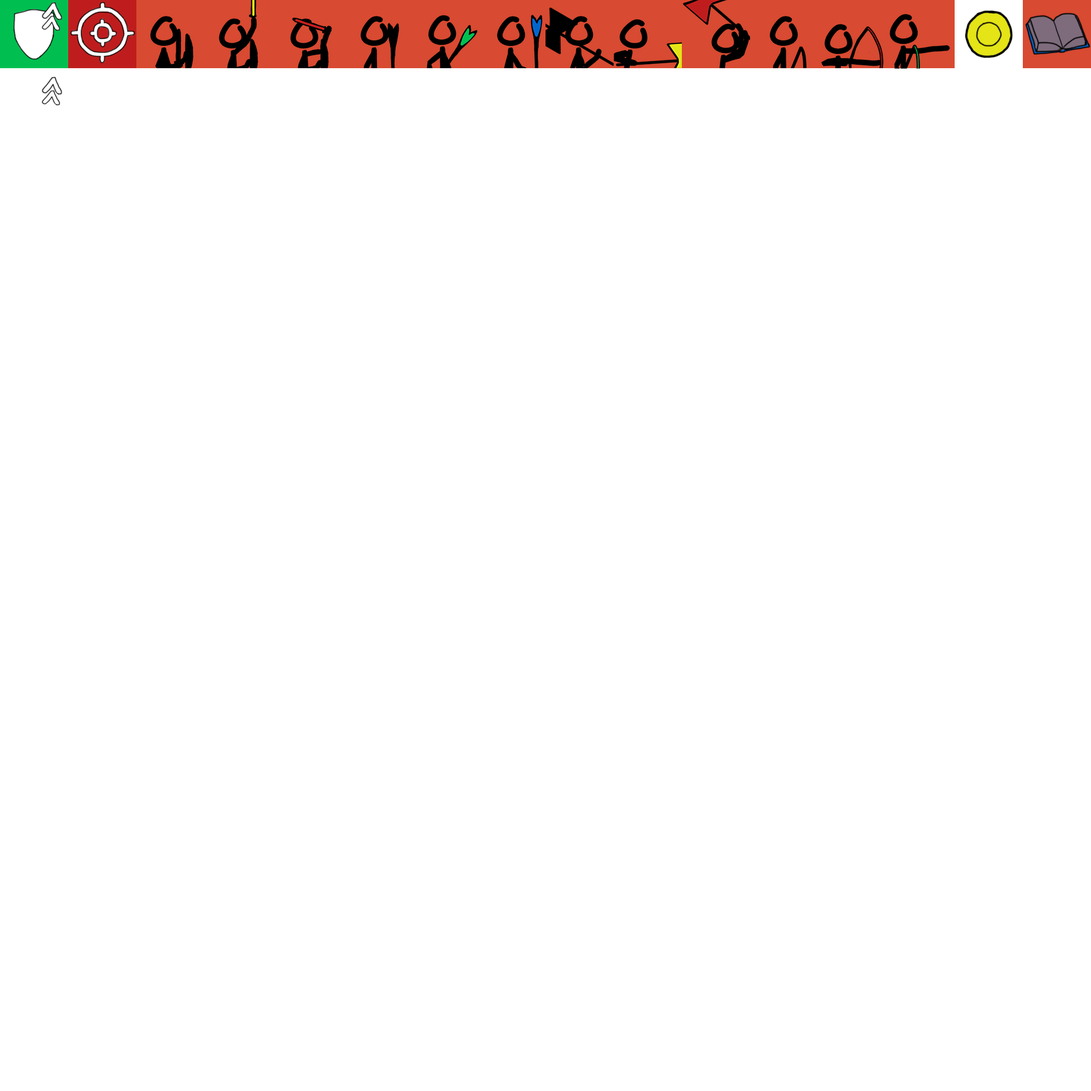
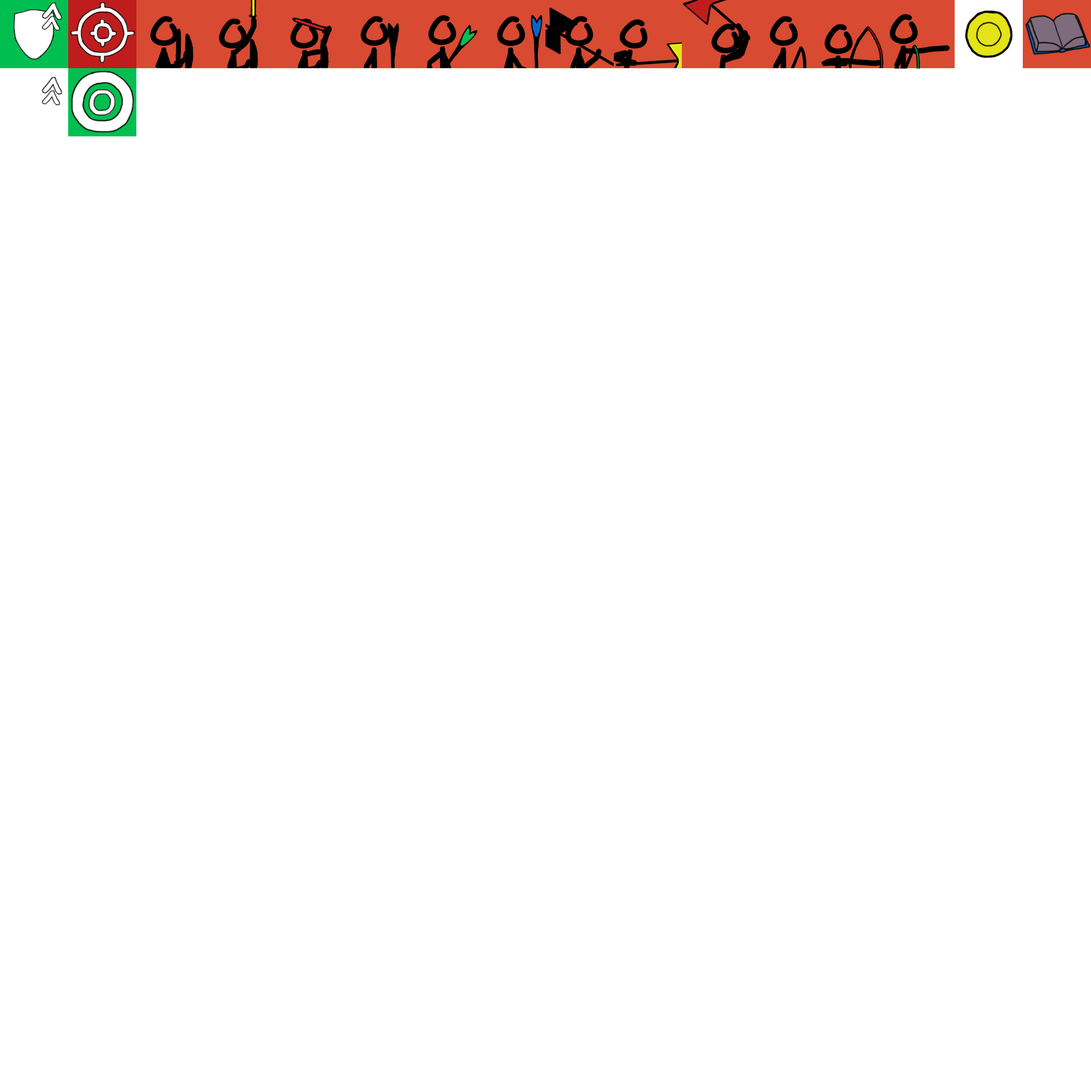
Layers edited between the first and the second w=1091, h=1091 image:
added group "Group 12" with 7 layers above "Group 8" over left=68, top=68, right=137, bottom=137
added layer "Layer 55" in group "Group 12" over left=87, top=89, right=117, bottom=117
added layer "Layer 54" in group "Group 12" over left=88, top=89, right=117, bottom=117
added layer "Layer 51" in group "Group 12" over left=70, top=70, right=135, bottom=134
added layer "Layer 50" in group "Group 12" over left=71, top=70, right=135, bottom=133
added layer "Layer 49" in group "Group 12" over left=68, top=68, right=137, bottom=137
